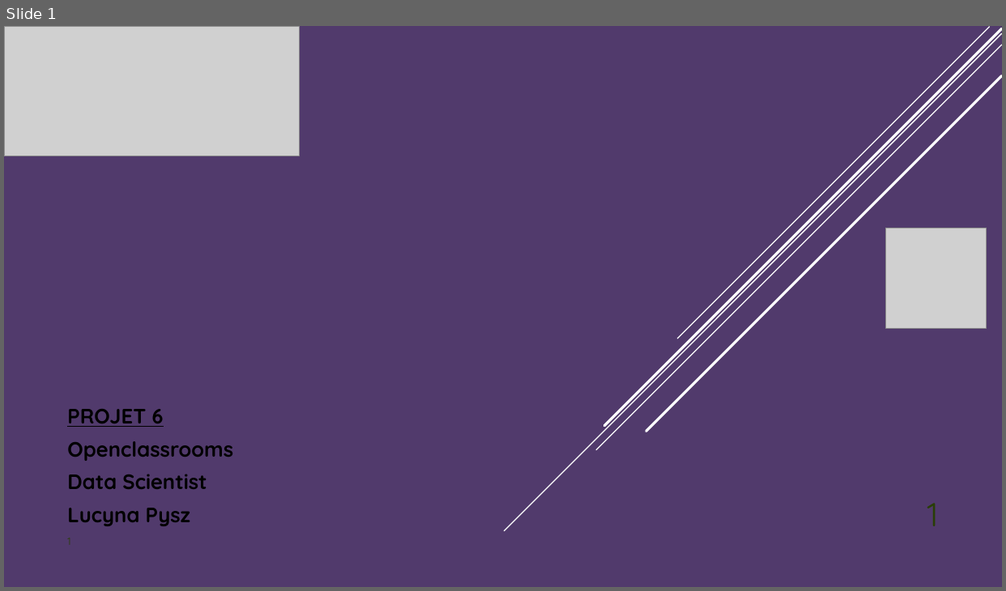
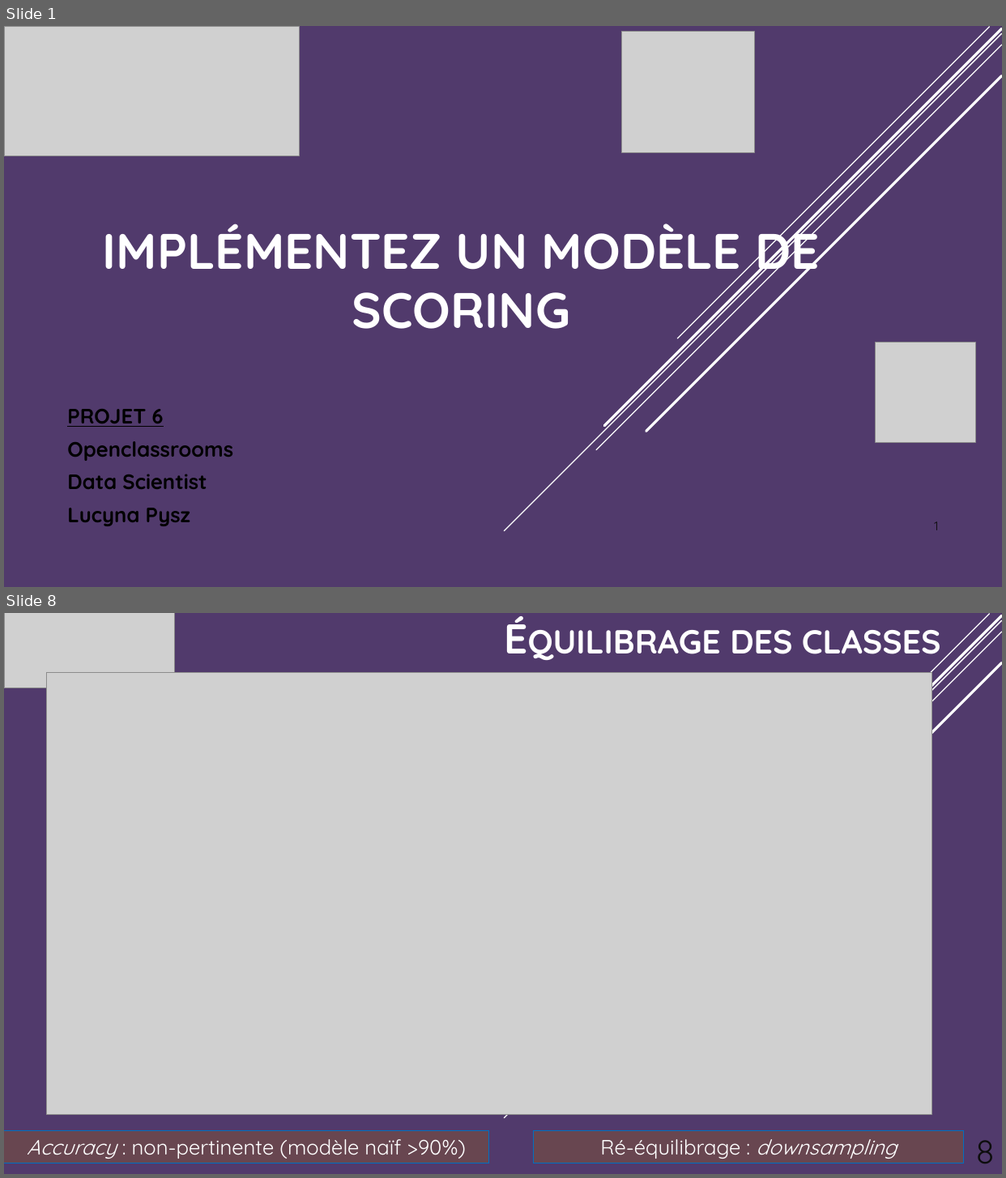
Before and after one commit to StudentLucyna/Projet7, a slide deck: Projet7_Pysz_Presentation.pptx. Shown one above the other, each under a label of ours: slide 1 before the commit, slides 1 and 8 after it; the slides between them are not shown. The pictures are 1006x591 and 1006x1178 pixels, drawn with LibreOffice and Linux fonts; fonts in the diff are those of the drawing; grey boxes stand for pictures. Boxes give left, top, right and bottom in pixels: in the first picture for what was removed or moved away, otherwise in the second. Text is boxed around its words. In the diff, an @@ line names an element or a change of style, - is before the commit and + after.

```diff
--- a/Projet7_Pysz_Presentation.pptx
+++ b/Projet7_Pysz_Presentation.pptx
@@ slide 8 added at (4, 613, 1002, 1174), background gradient #513A6C to #4C7800; not listed: 5 template elements that a slide beside it also shows @@
@@ picture added at (4, 613, 175, 688) @@
@@ text added at (730, 630, 941, 662), 40 pt, text #FFFFFF, bold, small capitals @@
+Équilibrage des classes
@@ picture added at (47, 672, 931, 1115) @@
@@ rectangle added at (4, 1131, 489, 1164), fill #9A6117 at 32% opacity, outline #0070C0 0.75 pt, 20 pt, text #FFFFFF @@
+Accuracy : non-pertinente (modèle naïf >90%)
@@ rectangle added at (533, 1131, 964, 1164), fill #9A6117 at 32% opacity, outline #0070C0 0.75 pt, 20 pt, text #FFFFFF @@
+Ré-équilibrage : downsampling
@@ page number added at (976, 1140, 995, 1164), 32 pt, text #0D0D0D @@
+8
@@ slide 1 changed as well @@
@@ picture added at (622, 31, 755, 152) @@
@@ title added at (103, 217, 819, 329), 48 pt, text #FFFFFF, bold @@
+IMPLÉMENTEZ UN MODÈLE DE SCORING
@@ picture: place and size @@
-picture at (886, 228, 987, 328)
+picture at (876, 343, 976, 443)
@@ page number added at (934, 522, 938, 531), 12 pt, text #0D0D0D @@
+1
```
Also in this commit, not shown: 18 other slides added, 4 slides removed, 1 other file.
